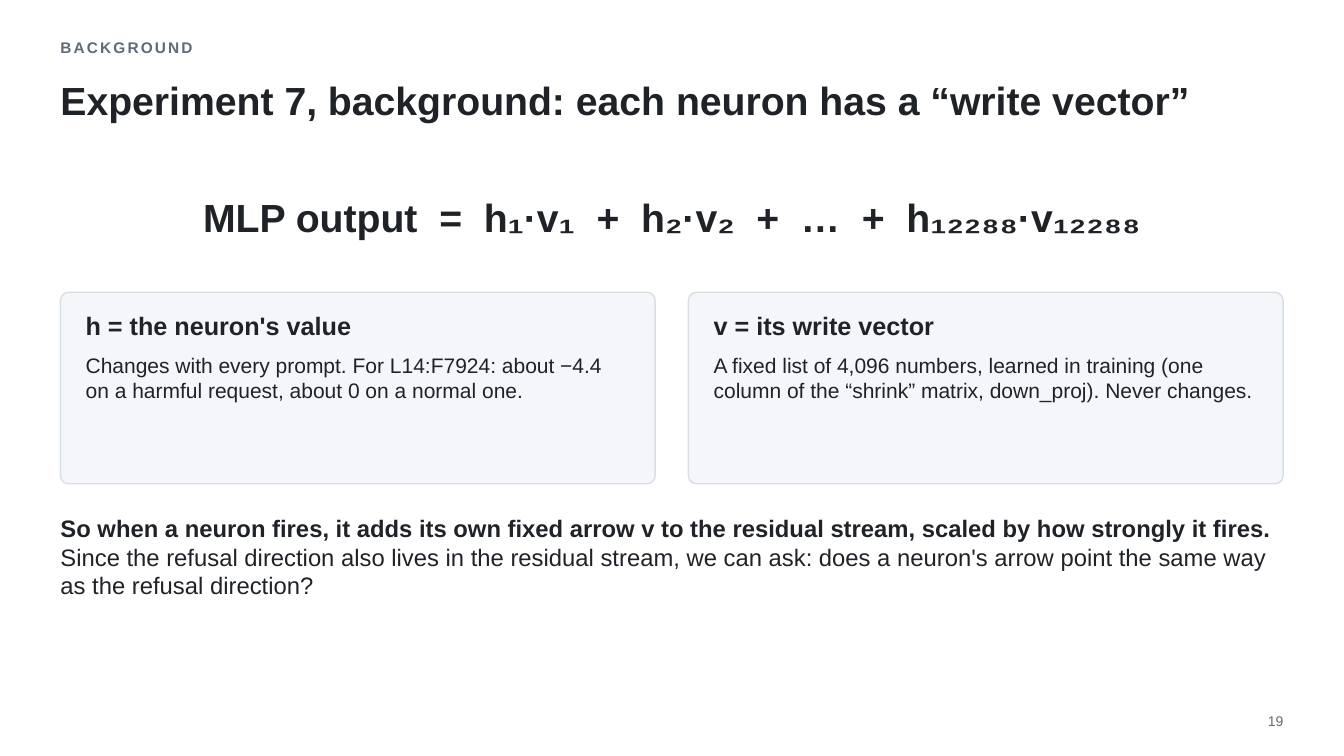
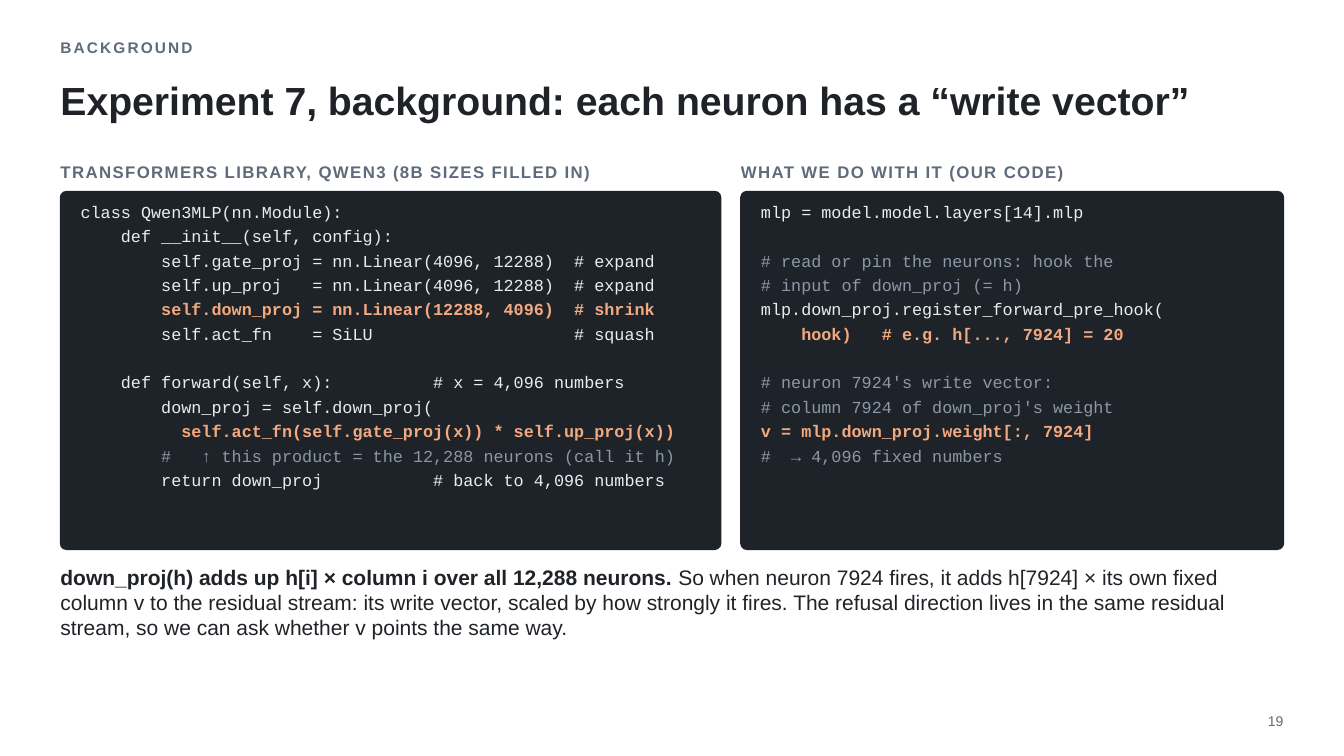
Before and after one commit to fjoad/refusal-neurons, a slide deck: slide 19 of slides/refusal_neurons_update.pptx. Drawn at 1344x756 pixels with LibreOffice and Linux fonts; fonts in the diff are those of the drawing. Boxes give left, top, right and bottom in pixels: in the first picture for what was removed or moved away, otherwise in the second. Text is boxed around its words. In the diff, an @@ line names an element or a change of style, - is before the commit and + after.

```diff
--- a/slides/refusal_neurons_update.pptx
+++ b/slides/refusal_neurons_update.pptx
@@ text added at <box>60,166,590,182</box>, 12 pt, text #5F6B7A, bold @@
+TRANSFORMERS LIBRARY, QWEN3 (8B SIZES FILLED IN)
@@ text added at <box>741,166,1064,182</box>, 12 pt, text #5F6B7A, bold @@
+WHAT WE DO WITH IT (OUR CODE)
@@ rounded rectangle at <box>60,192,721,549</box>: fill #F4F6F9 to #1E2329; outline #D8DEE6 1 pt to #1E2329 1 pt; proportions changed @@
@@ rounded rectangle: place and size @@
-rounded rectangle at <box>60,292,655,484</box>
+rounded rectangle at <box>60,192,721,549</box>
@@ text "class Qwen3MLP(nn.Module):" at <box>81,206,675,490</box>: vertical alignment middle to top @@
@@ text at <box>81,206,675,490</box>: text changed; size 18 to 12 pt; font Arial to Courier New; text colour #1F2328 to #E6EDF3; bold off @@
-h = the neuron's value
+class Qwen3MLP(nn.Module):
+def __init__(self, config):
+self.gate_proj = nn.Linear(4096, 12288) # expand
+self.up_proj = nn.Linear(4096, 12288) # expand
+self.down_proj = nn.Linear(12288, 4096) # shrink
+self.act_fn = SiLU # squash
+def forward(self, x): # x = 4,096 numbers
+down_proj = self.down_proj(
+self.act_fn(self.gate_proj(x)) * self.up_proj(x))
+# ↑ this product = the 12,288 neurons (call it h)
+return down_proj # back to 4,096 numbers
@@ text removed at <box>203,203,1140,240</box> @@
-MLP output = h₁·v₁ + h₂·v₂ + … + h₁₂₂₈₈·v₁₂₂₈₈
@@ rounded rectangle: place and size @@
-rounded rectangle at <box>689,292,1284,484</box>
+rounded rectangle at <box>741,192,1284,549</box>
@@ rounded rectangle at <box>741,192,1284,549</box>: fill #F4F6F9 to #1E2329; outline #D8DEE6 1 pt to #1E2329 1 pt; proportions changed @@
@@ text at <box>761,206,1164,465</box>: text changed; size 18 to 12 pt; font Arial to Courier New; text colour #1F2328 to #8B98A8; bold off @@
-v = its write vector
+mlp = model.model.layers[14].mlp
+# read or pin the neurons: hook the
+# input of down_proj (= h)
+mlp.down_proj.register_forward_pre_hook(
+hook) # e.g. h[..., 7924] = 20
+# neuron 7924's write vector:
+# column 7924 of down_proj's weight
+v = mlp.down_proj.weight[:, 7924]
+# → 4,096 fixed numbers
@@ text "mlp = model.model.layers[14].mlp" at <box>761,206,1164,465</box>: vertical alignment middle to top @@
@@ text removed at <box>86,357,601,403</box> @@
-Changes with every prompt. For L14:F7924: about −4.4 on a harmful request, about 0 on a normal one.
@@ text removed at <box>714,357,1252,403</box> @@
-A fixed list of 4,096 numbers, learned in training (one column of the “shrink” matrix, down_proj). Never changes.
@@ text at <box>60,569,1224,640</box>: text changed; size 17 to 15 pt @@
-So when a neuron fires, it adds its own fixed arrow v to the residual stream, scaled by how strongly it fires. Since the refusal direction also lives in the residual stream, we can ask: does a neuron's arrow point the same way as the refusal direction?
+down_proj(h) adds up h[i] × column i over all 12,288 neurons. So when neuron 7924 fires, it adds h[7924] × its own fixed column v to the residual stream: its write vector, scaled by how strongly it fires. The refusal direction lives in the same residual stream, so we can ask whether v points the same way.
```
Also in this commit, not shown: 3 other files.
